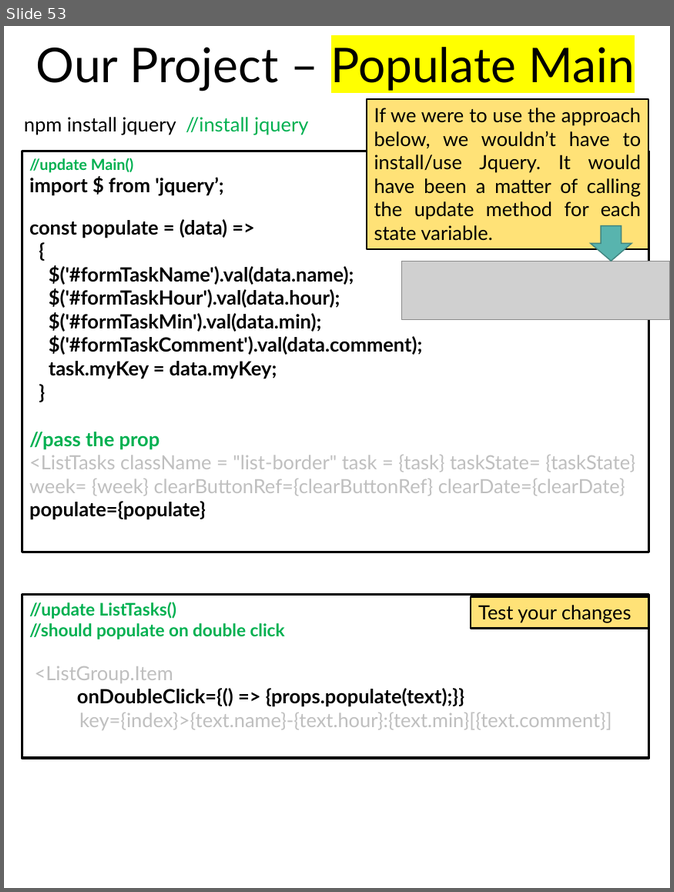
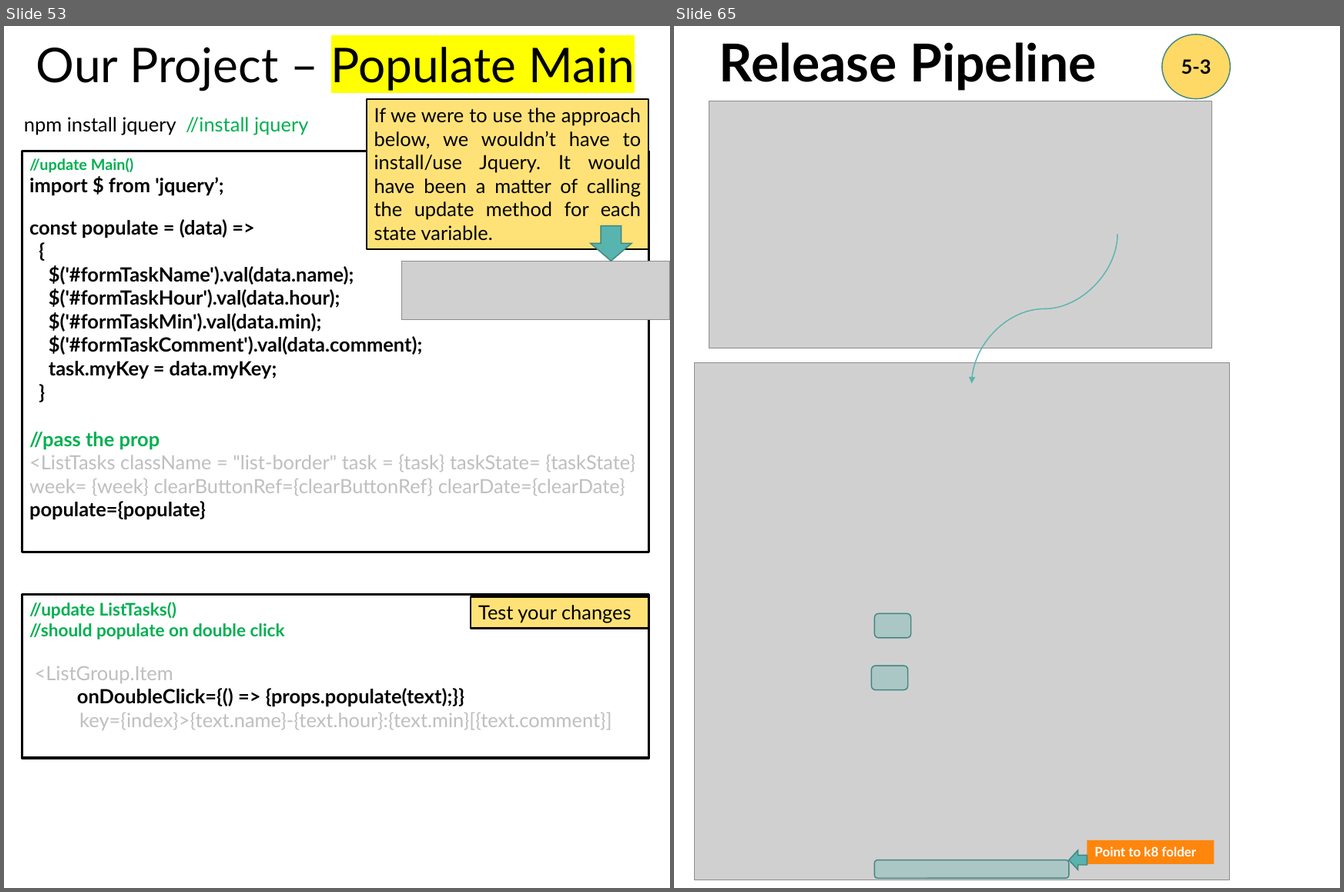
Before and after one commit to scorpion0511/mytracker, a slide deck: doc/React.pptx. Shown side by side, each under a label of ours: slide 53 before the commit, slides 53 and 65 after it; the slides between them are not shown. The pictures are 674x892 and 1344x892 pixels, drawn with LibreOffice and Linux fonts; fonts in the diff are those of the drawing; grey boxes stand for pictures. Boxes give left, top, right and bottom in pixels: in the first picture for what was removed or moved away, otherwise in the second. Text is boxed around its words. In the diff, an @@ line names an element or a change of style, - is before the commit and + after.

```diff
--- a/doc/React.pptx
+++ b/doc/React.pptx
@@ slide 65 added at (x1=674, y1=26, x2=1340, y2=888), background #FFFFFF @@
@@ text added at (x1=719, y1=42, x2=1096, y2=91), 48 pt, text #000000, bold @@
+Release Pipeline
@@ ellipse added at (x1=1162, y1=34, x2=1231, y2=99), fill #FFD966, outline #418581 1 pt, 18 pt, text #000000, bold @@
+5-3
@@ picture added at (x1=709, y1=101, x2=1212, y2=348) @@
@@ curved arrow added from (1118, 235) to (972, 383), #58B4AE 1 pt @@
@@ picture added at (x1=694, y1=363, x2=1230, y2=880) @@
@@ rounded rectangle added at (x1=875, y1=614, x2=911, y2=638), fill #58B4AE at 31% opacity, outline #418581 1 pt @@
@@ rounded rectangle added at (x1=871, y1=665, x2=908, y2=690), fill #58B4AE at 31% opacity, outline #418581 1 pt @@
@@ left arrow added at (x1=1069, y1=851, x2=1087, y2=870), fill #58B4AE, outline #418581 1 pt @@
@@ rectangle added at (x1=1087, y1=840, x2=1214, y2=864), fill #FF860D, 12 pt, text #FFFFFF, bold @@
+Point to k8 folder
@@ rounded rectangle added at (x1=875, y1=860, x2=1069, y2=878), fill #58B4AE at 31% opacity, outline #418581 1 pt @@
```
Also in this commit, not shown: 11 other slides added, 6 other files.
